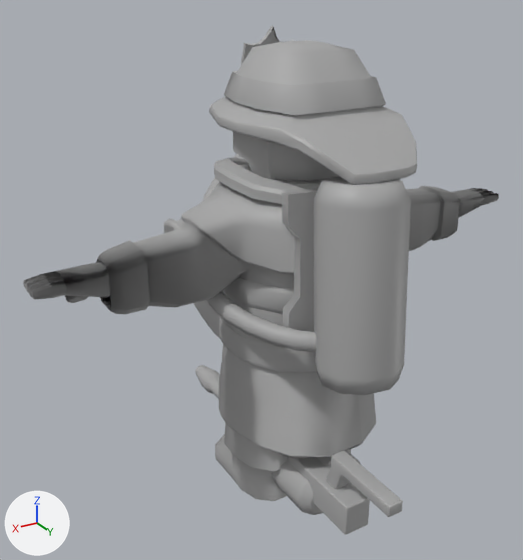
The FBX model Water Dept/Assets/Artwork/Animations/Player/Characetr_Run_Barrel_Carry.fbx as it was, and as the next commit left it.
Before and after are seen from a 50 mm lens placed at (0.1457, 0.2151, 0.2034), pointed at (0.0119, -0.0078, 0.0919). Every picture has the same lights, and +X, +Y and +Z are marked at lower left. The older version comes first. Where no turn or scale is listed for an object, it has been applied to the vertices. Vertices at exactly the same position are counted once.

Names of what the first picture shows: 'FireBarrel_geo', 'Flamer_geo', 'Oxy_Tank_tube', 'head', 'polySurface11', 'polySurface19', 'polySurface9'.
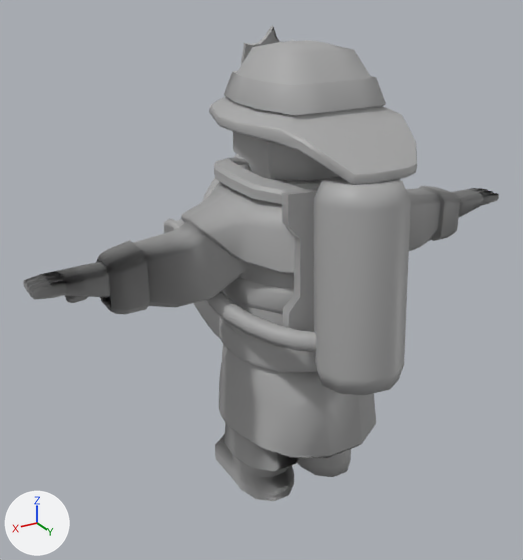
ob_flamer_rig is not drawn itself; it is the parent of ob_flamer_ctrl.

Where the change shows, as pixel boxes (x1, y1, x2, y2) in the pictures (523 x 560 px):
'Flamer_geo', rescaled (not visible afterwards): before (195, 365, 403, 535)

The change, as a list of edits to the scene's bpy script:
```text
Change me_mesh_001:
    where me_mesh_001.from_pydata(...)  # 1734 vertices, 1789 faces; spans x -0.102..0.102, y -0.032..0.035, z -0.042..0.095
    used by ob_polysurface11; location = (0.0, 0.0, 0.0421)
    me_mesh_001 part 1: its shading normals changed
Change ob_flamer_rig:
    ob_flamer_rig.scale: (1.0, 1.0, 1.0) -> (0.0, 0.0, 0.0)
```
